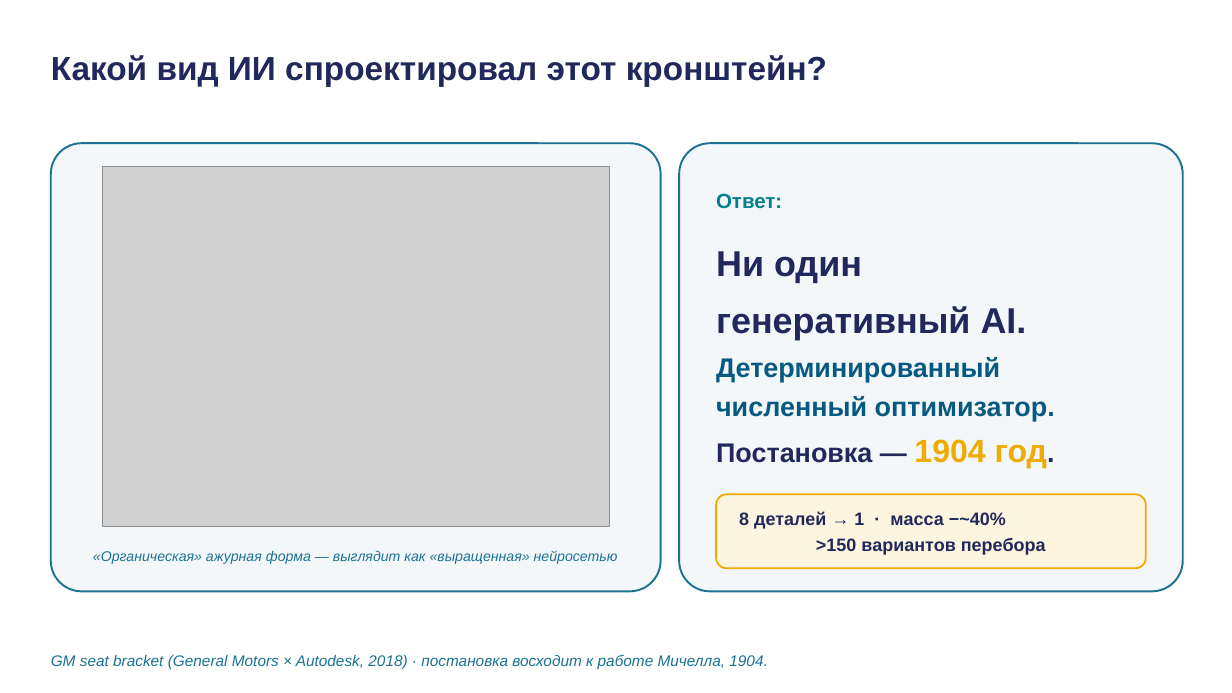
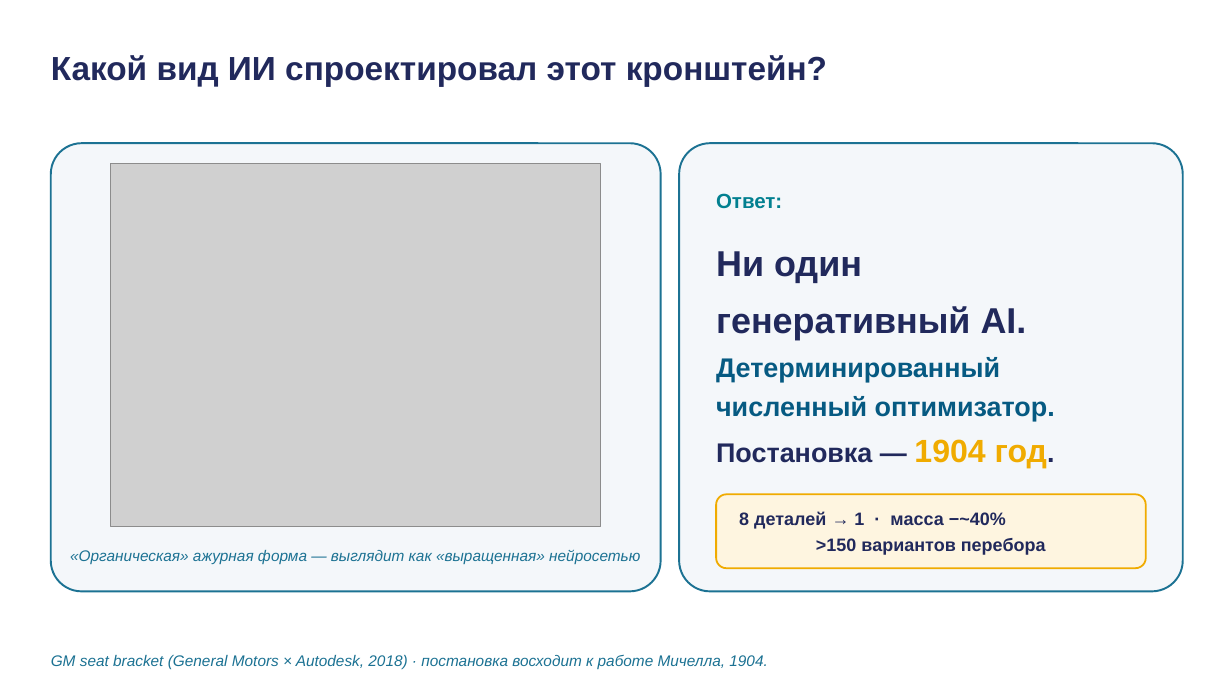
Before and after one commit to tellina-study/AI-usage-lessons, a slide deck: slide 2 of library/lectures/lec-06/rendered/lec-06.pptx. Drawn at 1232x693 pixels with LibreOffice and Linux fonts; fonts in the diff are those of the drawing; grey boxes stand for pictures. Boxes give left, top, right and bottom in pixels: in the first picture for what was removed or moved away, otherwise in the second. Text is boxed around its words. In the diff, an @@ line names an element or a change of style, - is before the commit and + after.

```diff
--- a/library/lectures/lec-06/rendered/lec-06.pptx
+++ b/library/lectures/lec-06/rendered/lec-06.pptx
@@ picture resized from (x1=103, y1=166, x2=609, y2=527) to (x1=111, y1=164, x2=601, y2=527) @@
@@ text "«Органическая» ажурная форма — выглядит ..." at (x1=70, y1=549, x2=640, y2=564): size 11 to 12 pt @@
```
Also in this commit, not shown: 29 other slides changed, 8 other files.
